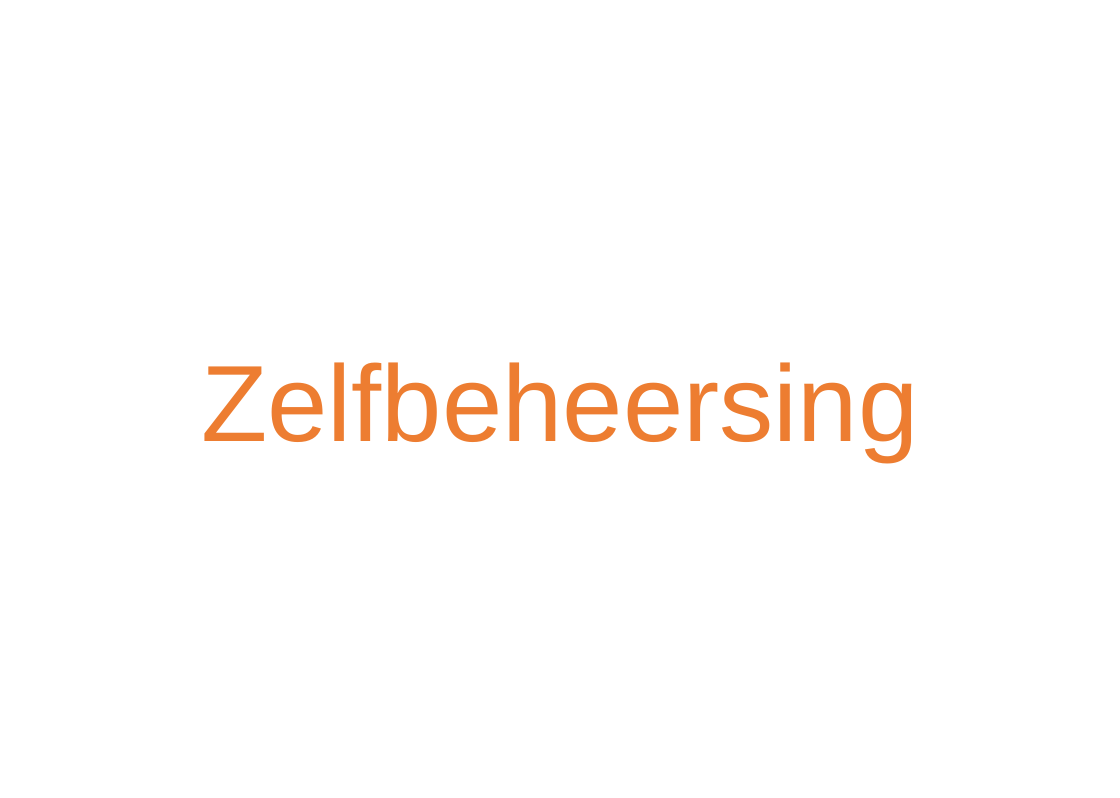
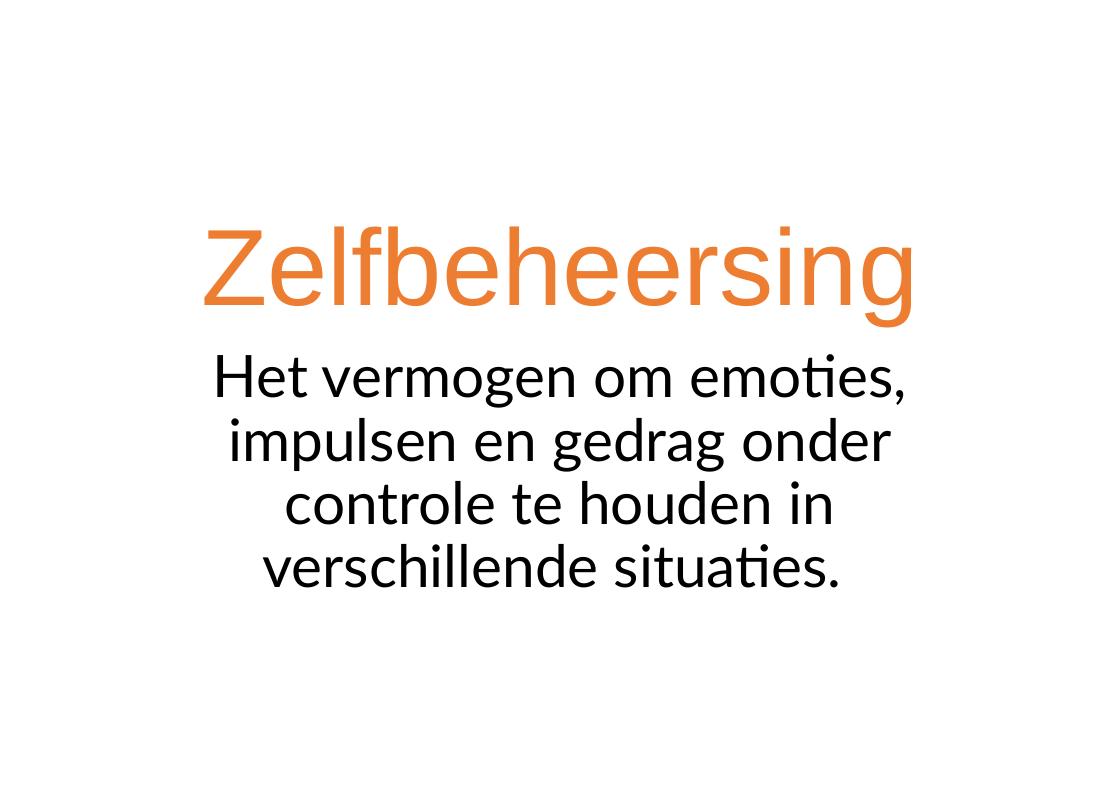
Before and after one commit to ScrumFacilitators/Schwartz-Universal-Values, a slide deck: slide 73 of Schwartz Basis Menselijke Waarden.pptx. Drawn at 1120x798 pixels with LibreOffice and Linux fonts; fonts in the diff are those of the drawing; background and template pictures are left out. Boxes give left, top, right and bottom in pixels: in the first picture for what was removed or moved away, otherwise in the second. Text is boxed around its words. In the diff, an @@ line names an element or a change of style, - is before the commit and + after.

```diff
--- a/Schwartz Basis Menselijke Waarden.pptx
+++ b/Schwartz Basis Menselijke Waarden.pptx
@@ text at <box>213,354,907,588</box>: paragraph added @@
+Het vermogen om emoties, impulsen en gedrag onder controle te houden in verschillende situaties.
```
Also in this commit, not shown: 22 other slides changed, 1 other file.
